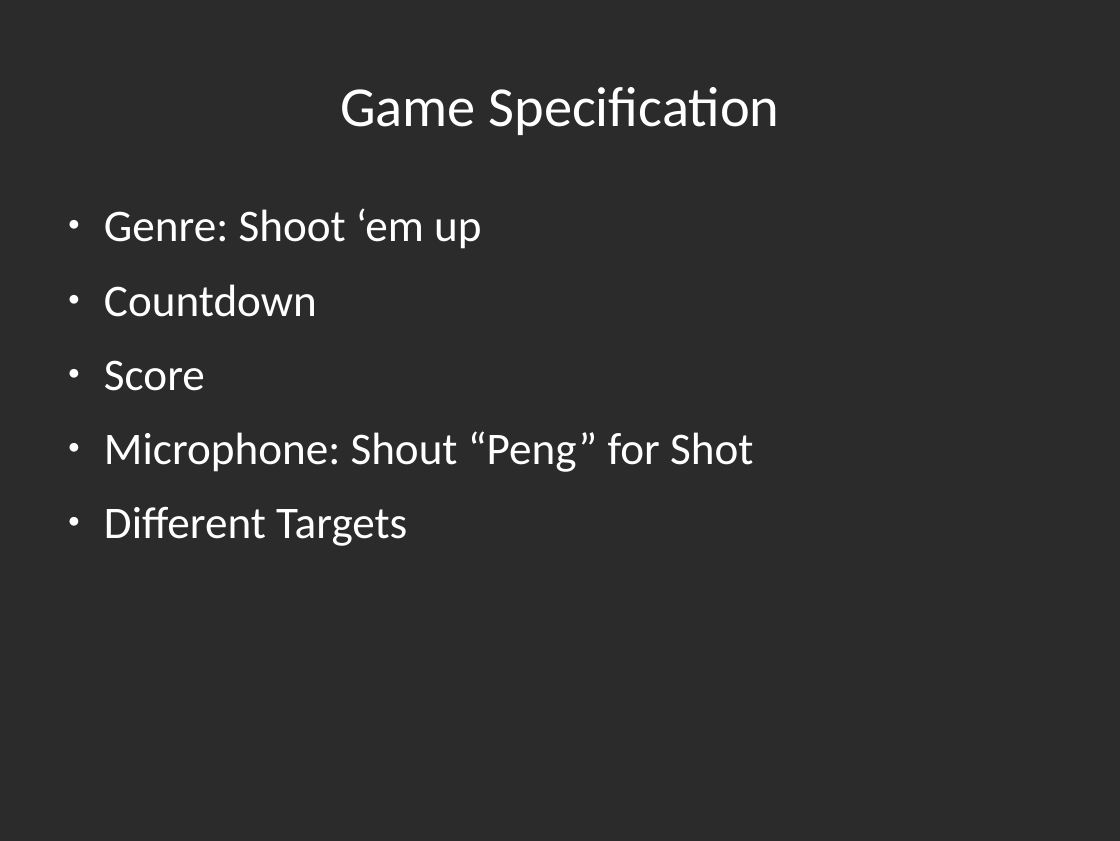
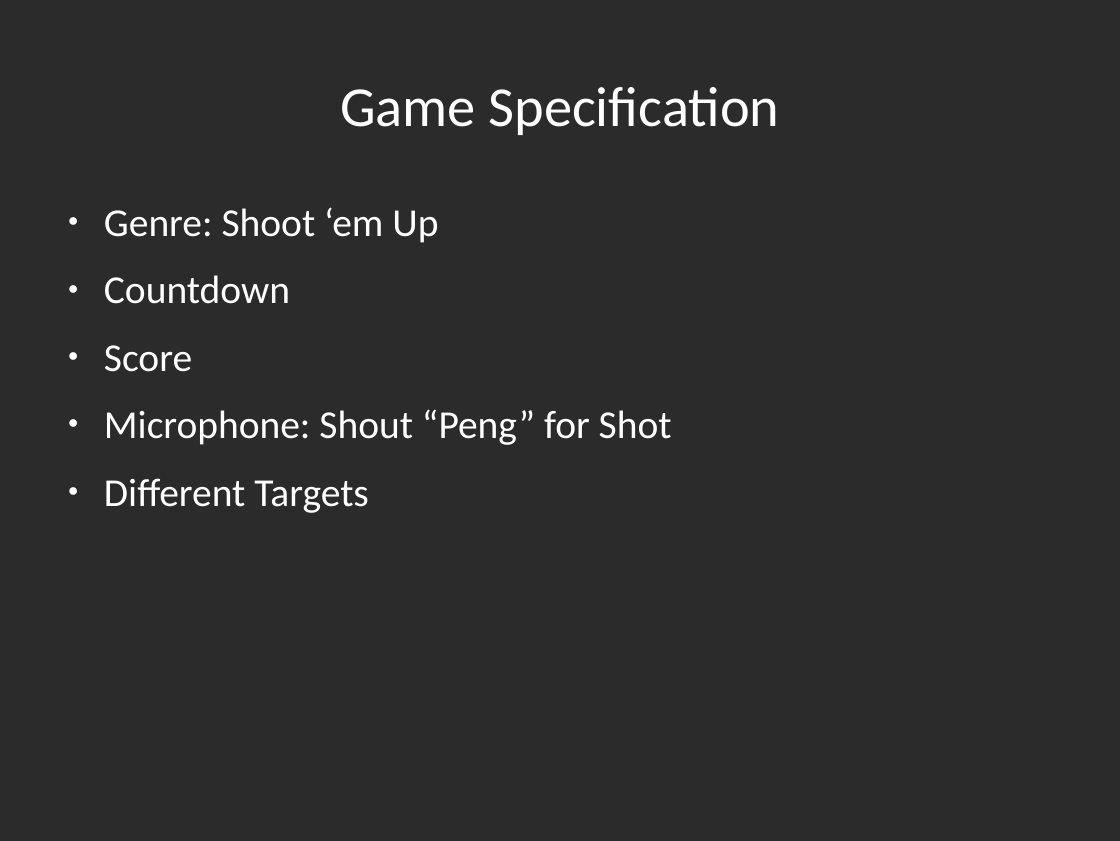
Before and after one commit to Rust-Mikrocontroller-Praktikum-2017/megamaertz, a slide deck: slide 2 of slides/slides.odp. Drawn at 1120x841 pixels with LibreOffice and Linux fonts; fonts in the diff are those of the drawing; background and template pictures are left out; a plain dark background stands for a picture behind light text. Boxes give left, top, right and bottom in pixels: in the first picture for what was removed or moved away, otherwise in the second. Text is boxed around its words. In the diff, an @@ line names an element or a change of style, - is before the commit and + after.

```diff
--- a/slides/slides.odp
+++ b/slides/slides.odp
@@ text at <box>104,207,438,243</box>: text changed; size 32 to 28 pt @@
-● Genre: Shoot ‘em up
+● Genre: Shoot ‘em Up
@@ text at <box>104,275,672,513</box>: size 32 to 28 pt in "Countdown", "Score", "Microphone: Shout “Peng” for Shot", "Different Targets" @@
```
Also in this commit, not shown: 3 other slides changed, 4 slides added, 3 slides removed, 1 other file.
